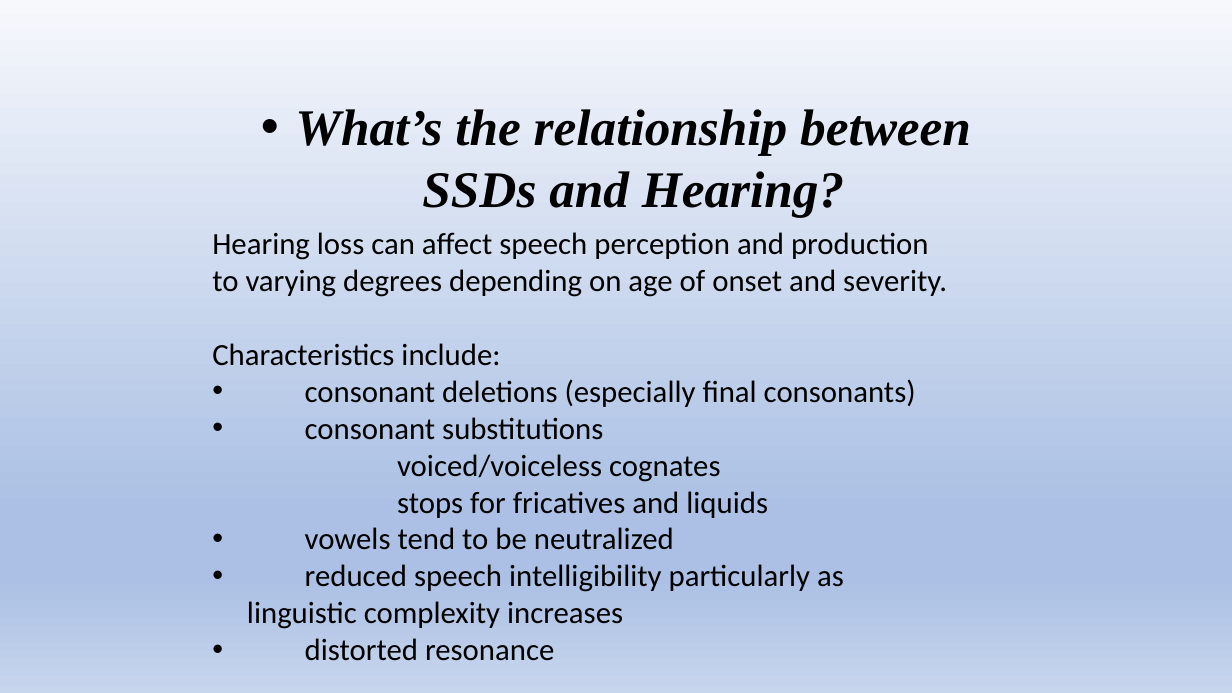
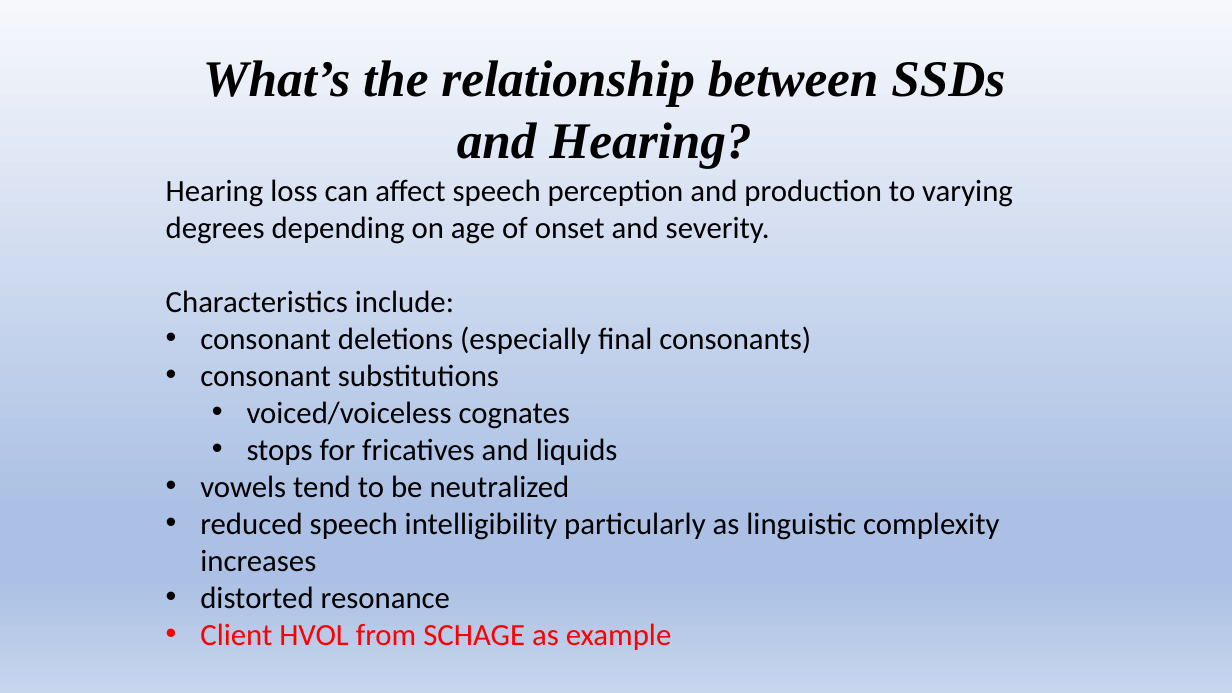
Before and after one commit to Jim-Wright90/cds431_sp22, a slide deck: slide 16 of slides/cds431_week2_1.pptx (slide 6 before the commit). Drawn at 1232x693 pixels with LibreOffice and Linux fonts; fonts in the diff are those of the drawing. Boxes give left, top, right and bottom in pixels: in the first picture for what was removed or moved away, otherwise in the second. Text is boxed around its words. In the diff, an @@ line names an element or a change of style, - is before the commit and + after.

```diff
--- a/slides/cds431_week2_1.pptx
+++ b/slides/cds431_week2_1.pptx
@@ text "What’s the relationship between SSDs ...": place and size @@
-text "What’s the relationship between SSDs ..." at <box>295,109,971,218</box>
+text "What’s the relationship between SSDs ..." at <box>203,60,1005,168</box>
@@ text "What’s the relationship between SSDs ..." at <box>203,60,1005,168</box>: bullet • to none @@
@@ text "Hearing loss can affect speech ...": place and size @@
-text "Hearing loss can affect speech ..." at <box>212,232,947,661</box>
+text "Hearing loss can affect speech ..." at <box>166,179,1013,650</box>
@@ text at <box>247,401,618,465</box>: bullet none to •; list level 1 to 2 in "voiced/voiceless cognates"; list level 1 to 2 in "stops for fricatives and liquids" @@
@@ text at <box>200,623,672,650</box>: paragraph added @@
+• Client HVOL from SCHAGE as example
```
Also in this commit, not shown: 12 other slides changed, 1 slide added, 8 slides removed, 1 other file.
